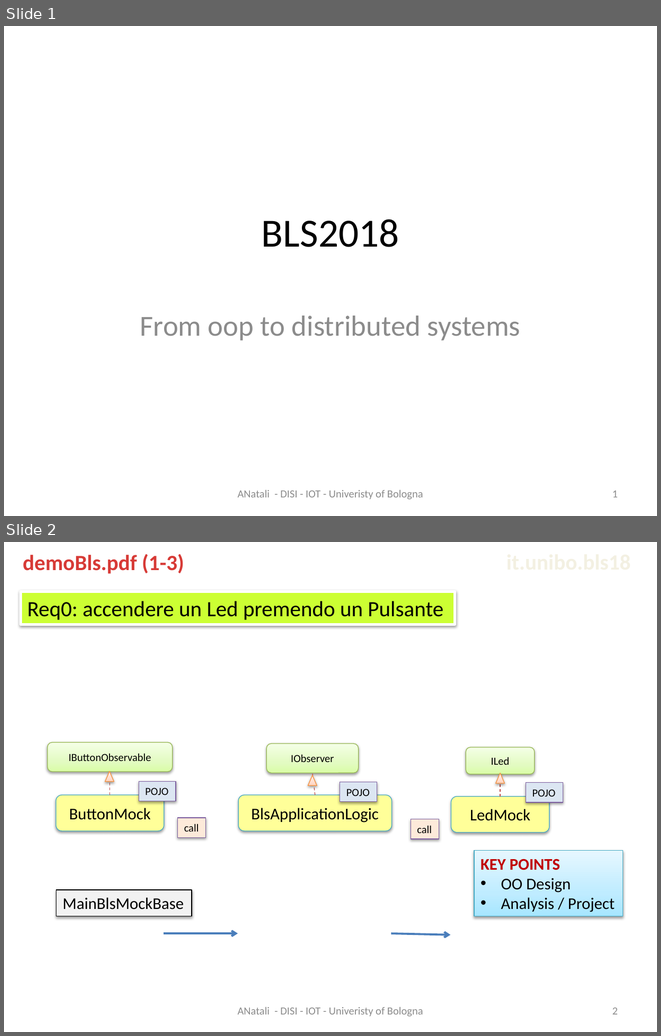
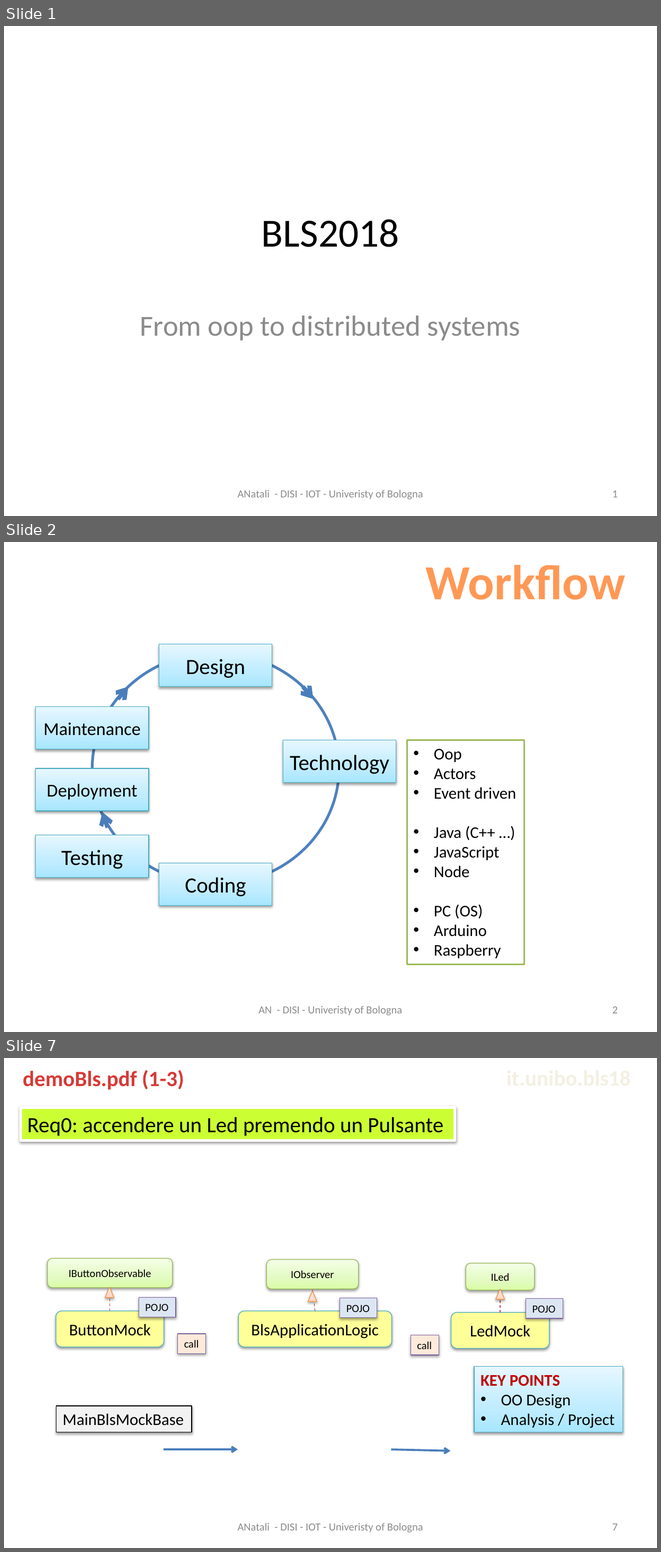
Before and after one commit to MatteoMendula/iss2018Lab, a slide deck: it.unibo.bls18/docs/BLS2018.pptx. Shown one above the other, each under a label of ours: slides 1 and 2 before the commit, slides 1, 2 and 7 after it; the slides between them are not shown. The pictures are 661x1036 and 661x1552 pixels, drawn with LibreOffice and Linux fonts; fonts in the diff are those of the drawing. Boxes give left, top, right and bottom in pixels: in the first picture for what was removed or moved away, otherwise in the second. Text is boxed around its words. In the diff, an @@ line names an element or a change of style, - is before the commit and + after.

```diff
--- a/it.unibo.bls18/docs/BLS2018.pptx
+++ b/it.unibo.bls18/docs/BLS2018.pptx
@@ slide 2 added at (x1=4, y1=542, x2=657, y2=1032), background #FFFFFF @@
@@ text added at (x1=426, y1=565, x2=625, y2=600), 54 pt, text gradient #9D4700 to #FF9856 to #FFF5F1, bold @@
+Workflow
@@ group added at (x1=35, y1=644, x2=396, y2=905): 6 rectangles, 4 arrows, 1 ellipse @@
+Design
+Technology
+Coding
+Testing
+Deployment
+Maintenance
@@ rectangle added at (x1=407, y1=740, x2=524, y2=964), fill #FFFFFF, outline #9BBB59 2 pt, 18 pt, text #000000 @@
+• Oop
+• Actors
+• Event driven
+• Java (C++ …)
+• JavaScript
+• Node
+• PC (OS)
+• Arduino
+• Raspberry
@@ text added at (x1=258, y1=1006, x2=402, y2=1015), 12 pt, text #8C8C8C @@
+AN - DISI - Univeristy of Bologna
@@ page number added at (x1=612, y1=1006, x2=618, y2=1013), 12 pt, text #8C8C8C @@
+2
@@ what was slide 2 is now slide 7 @@
@@ page number at (x1=612, y1=1523, x2=618, y2=1530): text changed @@
-2
+7
```
Also in this commit, not shown: 4 slides changed, 30 other slides added, 5 other files.
